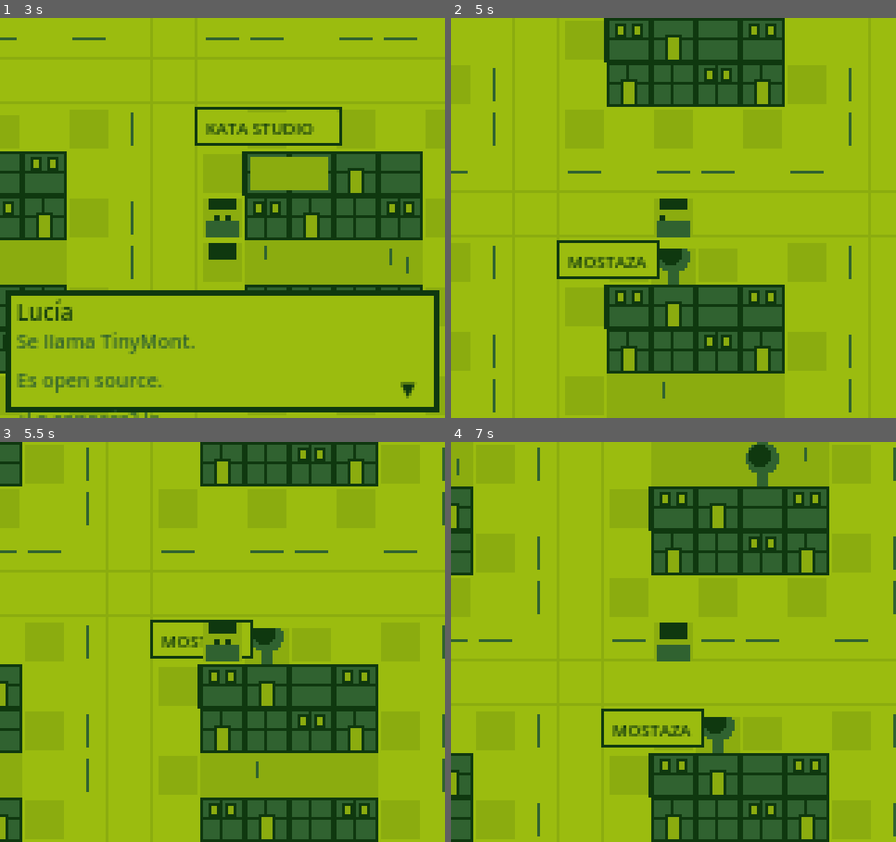
Above: before the commit, frames 1-4 (two rows, left to right).
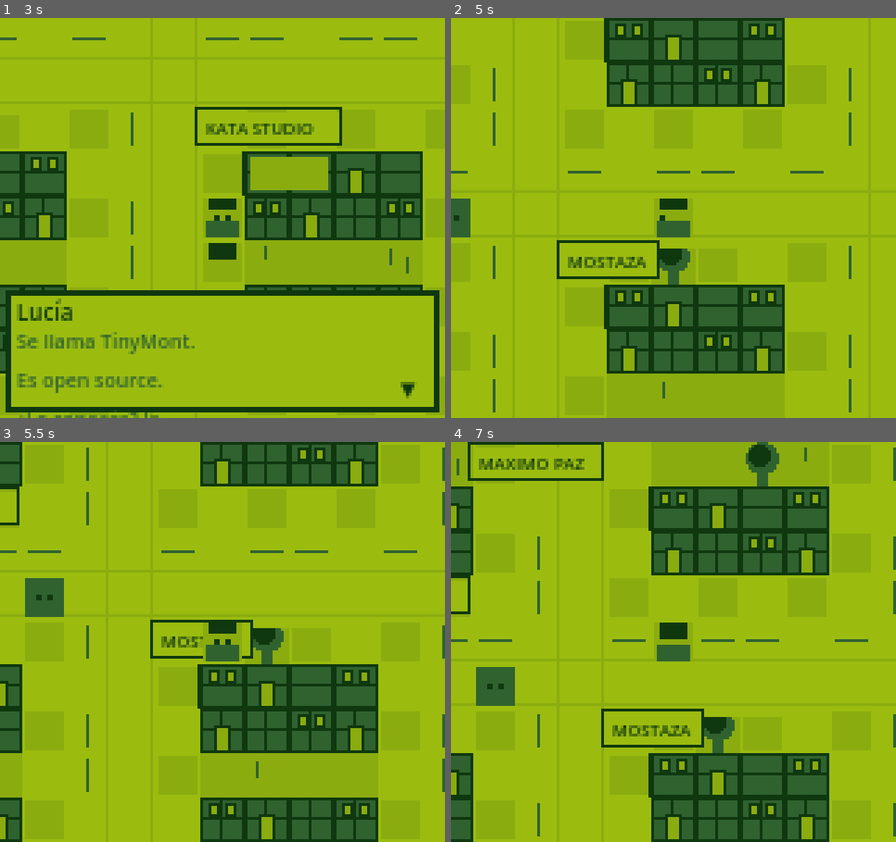
Above: after the commit, the same moments.

Repository: katastudio/TinyMont
Game: Godot game, scene res://scenes/main.tscn
Two runs of this game, one before a commit and one after it. Both use one fixed random seed, a clock stepped at 60 frames per second and the inputs below.
Inputs:
- Up to frame 1 (3 s): tap Enter at 0.5, 1.35, 2, 2.85 s; hold Right (move_right) 0.53-1.28 s; tap Z (interact) at 0.6, 2.1 s; tap Space at 0.77, 1.25, 1.52 s; hold Down (move_down) 1.28-2.03 s; hold Right (move_right) 2.03-2.78 s; hold Up (move_up) from 2.78 s (still down)
- Up to frame 2 (5 s): tap Space at 3.02, 3.77, 4.52 s; release Up (move_up) at 3.53 s; hold Left (move_left) from 3.53 s (still down); tap Z (interact) at 3.6 s; tap Enter at 4.35 s
- Up to frame 3 (5.5 s): release Left (move_left) at 5.03 s; hold Down (move_down) from 5.03 s (still down); tap Z (interact) at 5.1 s
- Up to frame 4 (7 s): tap Space at 5.75, 6.02, 6.77 s; release Down (move_down) at 5.78 s; hold Right (move_right) 5.78-6.53 s; tap Enter at 5.85, 6.5 s; hold Up (move_up) from 6.53 s (still down); tap Z (interact) at 6.6 s

Frame 1 is identical in both runs. In frame 2, 0.4% of the frame differs, in the area x 0-5%, y 45-55%; in frame 3, 1.0%; in frame 4, 2.0%, in the area x 0-35%, y 0-66%.

Commit message:
[mvp-0.1.0] Mapa fiel a Monte Grande, personajes tipicos y publicacion web
- Traza de calles real (Las Heras, L.N. Alem, Dardo Rocha, M. Acosta, Maximo Paz,
  V. Lopez, Dorrego) y landmarks Parroquia Inmaculada Concepcion + Palacio Municipal
- 7 NPCs tipicos del conurbano con dialogo rioplatense (15 NPCs en total)
- export_presets.cfg (Web) + workflow CI deploy-web.yml para GitHub Pages
- Spec 0007 (fidelidad mapa + personajes); docs/context y roadmap actualizados

Diff:
--- a/scripts/world/monte_grande.gd
+++ b/scripts/world/monte_grande.gd
@@ -69,12 +69,15 @@
 	for x in v_road_xs:
 		for y in MAP_H:
 			set_tile(x, y, Tile.ROAD)
-	labels.append({pos = Vector2(6, 2), text = "MAXIMO PAZ"})
-	labels.append({pos = Vector2(6, 11), text = "AV.DARDO ROCHA"})
-	labels.append({pos = Vector2(6, 20), text = "M.ACOSTA"})
-	labels.append({pos = Vector2(6, 29), text = "DR.KOTTA"})
-	labels.append({pos = Vector2(2, 5), text = "DORREGO"})
-	labels.append({pos = Vector2(34, 5), text = "RODRIGUEZ"})
+	# Avenidas paralelas a las vías del Roca (datos reales del centro)
+	labels.append({pos = Vector2(7, 2), text = "AV.LAS HERAS"})
+	labels.append({pos = Vector2(7, 11), text = "AV.L.N.ALEM"})
+	labels.append({pos = Vector2(7, 20), text = "AV.DARDO ROCHA"})
+	labels.append({pos = Vector2(7, 29), text = "M.ACOSTA"})
+	# Calles transversales (perpendiculares a las vías)
+	labels.append({pos = Vector2(11, 17), text = "MAXIMO PAZ"})
+	labels.append({pos = Vector2(28, 17), text = "V.LOPEZ"})
+	labels.append({pos = Vector2(36, 17), text = "DORREGO"})
 
 
 func _lay_sidewalks():
@@ -151,6 +154,12 @@
 	_bld(7, 38, 3, 4, "")
 	_bld(30, 38, 5, 4, "")
 	_bld(38, 38, 3, 5, "")
+
+	# === CIVIC: flanqueando la Plaza Mitre (datos reales) ===
+	# Parroquia Inmaculada Concepción (frente a la plaza, lado NO)
+	_bld_special(14, 32, 4, 2, "PARROQUIA", "church")
+	# Palacio Municipal de Esteban Echeverría (a 500m de la estación, junto a la plaza)
+	_bld_special(24, 32, 4, 2, "MUNICIPIO", "govt")
 
 
 func _build_plaza_mitre():
@@ -424,6 +433,15 @@
 			"studio":
 				# Kata Studio — screen glow effect
 				draw_rect(Rect2(bx+T+2, by+T+2, T*2-4, T-4), GB_LIGHT)
+			"church":
+				var ccx = bx + bw / 2.0
+				draw_rect(Rect2(ccx - 1, by - 7, 2, 9), GB_DARKEST)
+				draw_rect(Rect2(ccx - 3, by - 4, 6, 2), GB_DARKEST)
+				draw_rect(Rect2(ccx - 3, by + bh - 7, 6, 7), GB_LIGHTEST)
+			"govt":
+				draw_line(Vector2(bx, by), Vector2(bx + bw, by), GB_LIGHTEST, 2.0)
+				for ci in range(info.w):
+					draw_rect(Rect2(bx + ci * T + 6, by + 4, 2, bh - 6), GB_LIGHTEST)
 
 
 func _draw_labels():
@@ -539,6 +557,58 @@
 	], GB_LIGHTEST)
 
 
+	# ===== Personajes tipicos del conurbano =====
+
+	# Beto - el quiosquero de la esquina (Av. L.N. Alem)
+	_create_npc(Vector2(11, 14), "Beto", [
+		"Quiosco abierto las\n24hs... menos cuando\nme voy a dormir.",
+		"Un alfajor Guaymallen\nsalia 50 pesos. Ahora\nni te cuento, pibe.",
+		"Llevate un Manaos\nbien frio. Hace un\ncalor barbaro."
+	], GB_LIGHTEST)
+
+	# Ruben - canillita, puesto de diarios frente al Teatro
+	_create_npc(Vector2(11, 6), "Ruben", [
+		"Diarios, revistas\ny figuritas del\nMundial, vecino.",
+		"40 anios atendiendo\neste puesto, eh.\nVi pasar de todo.",
+		"Antes la gente\nleia el diario.\nAhora el celular."
+	], GB_DARK)
+
+	# Walter - colectivero del 306, parada en Dardo Rocha
+	_create_npc(Vector2(11, 22), "Walter", [
+		"Manejo el 306 hace\n15 anios, del centro\na Constitucion.",
+		"Subite que arranco...\nMentira, espero que\nse llene primero.",
+		"SUBE adelante,\nBAJA atras. ¡Y no\nme rayes el piso!"
+	], GB_DARK)
+
+	# Dona Marta - almacenera de la cuadra
+	_create_npc(Vector2(27, 20), "Dona Marta", [
+		"¿Necesitas algo,\nnene? Tengo fiado\nsi sos del barrio.",
+		"Pan, fideos, una\nlatita... lo que\nte falte para hoy.",
+		"Saludame a tu mama.\nDecile que ya llego\nla yerba que pidio."
+	], GB_LIGHT)
+
+	# Tito - jubilado jugando a las bochas en la plaza
+	_create_npc(Vector2(24, 40), "Tito", [
+		"¿Jugas a las bochas,\npibe? Veni que armamos\nuna con los muchachos.",
+		"Todas las tardes\naca, con el mate\ny la radio.",
+		"Monte Grande no es\nlo que era... pero\nla plaza sigue igual."
+	], GB_DARK)
+
+	# El Chino - puesto de choripan a la salida de la plaza
+	_create_npc(Vector2(17, 33), "El Chino", [
+		"¡Choripan recien\nhecho! Con chimi\ncasero, jefe.",
+		"Pan, chori y una\nGrapa... el desayuno\nde los campeones.",
+		"¿Con o sin? Dale\nque se enfria la\nparrilla."
+	], GB_LIGHTEST)
+
+	# Padre Quique - parroco de la Inmaculada Concepcion
+	_create_npc(Vector2(16, 35), "Padre Quique", [
+		"Bienvenido a la\nParroquia Inmaculada\nConcepcion, hijo.",
+		"Los domingos hay\nmisa a las 10 y\na las 19.",
+		"La fe mueve montanias...\ny tambien a los\nmontegrandenses. Je."
+	], GB_LIGHT)
+
+
 func _create_npc(tile_pos: Vector2, npc_name: String, lines: Array, color: Color):
 	var npc = preload("res://scenes/npc/npc.tscn").instantiate()
 	npc.position = Vector2(tile_pos.x * T + T / 2, tile_pos.y * T + T / 2)
Not shown, added: export_presets.cfg
Not shown, added: .github/workflows/deploy-web.yml
Not shown, changed: docs/memory/context.md
Not shown, changed: docs/product/roadmap.md
Not shown, added: docs/specs/0007-fidelidad-mapa-personajes/spec.md
